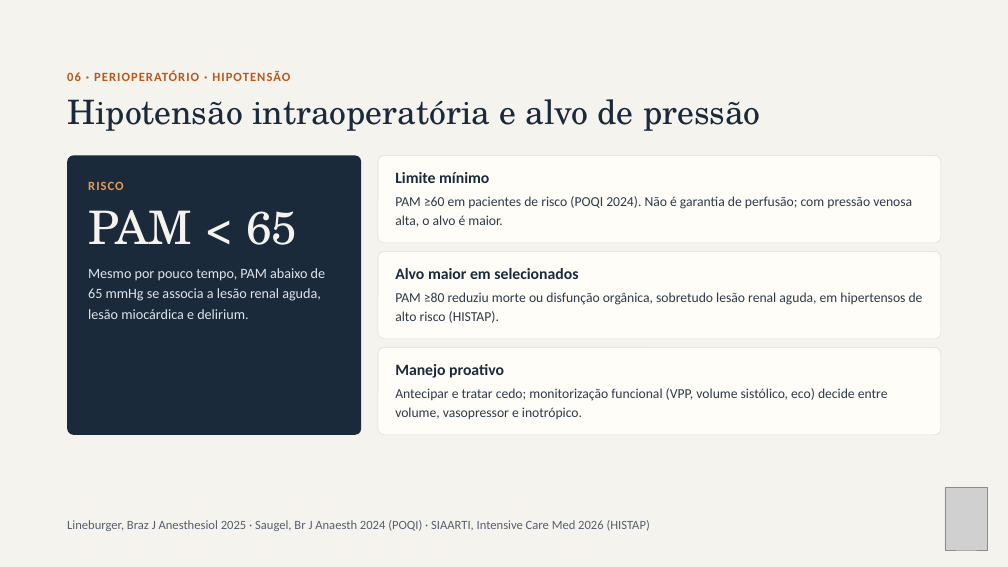
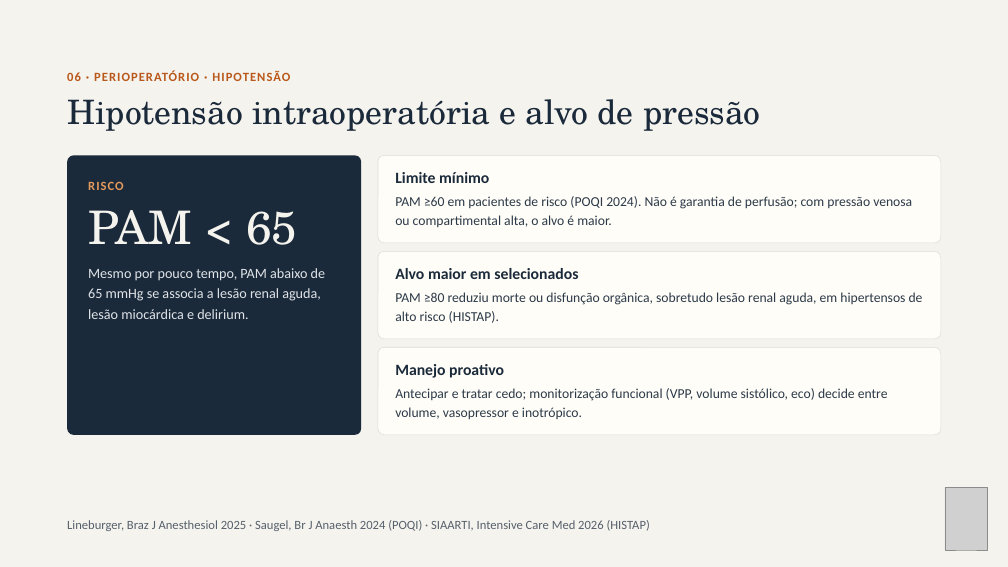
Before and after one commit to brunomoraesdubois-bit/Bruno, a slide deck: slide 15 of apresentacao/Aminas_Vasoativas.pptx (slide 14 before the commit). Drawn at 1008x567 pixels with LibreOffice and Linux fonts; fonts in the diff are those of the drawing; grey boxes stand for pictures. Boxes give left, top, right and bottom in pixels: in the first picture for what was removed or moved away, otherwise in the second. Text is boxed around its words. In the diff, an @@ line names an element or a change of style, - is before the commit and + after.

```diff
--- a/apresentacao/Aminas_Vasoativas.pptx
+++ b/apresentacao/Aminas_Vasoativas.pptx
@@ text at bbox=[395, 196, 912, 227]: text changed @@
-PAM ≥60 em pacientes de risco (POQI 2024). Não é garantia de perfusão; com pressão venosa alta, o alvo é maior.
+PAM ≥60 em pacientes de risco (POQI 2024). Não é garantia de perfusão; com pressão venosa ou compartimental alta, o alvo é maior.
```
Also in this commit, not shown: 7 other slides changed, 1 slide added, 16 other files.
